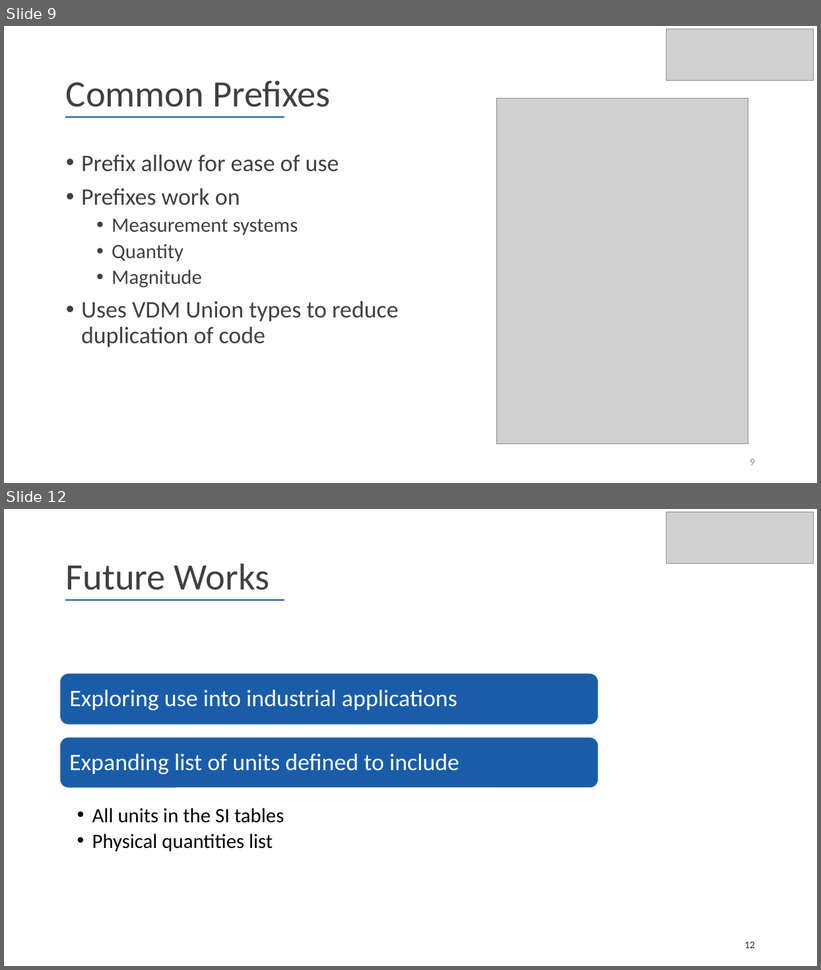
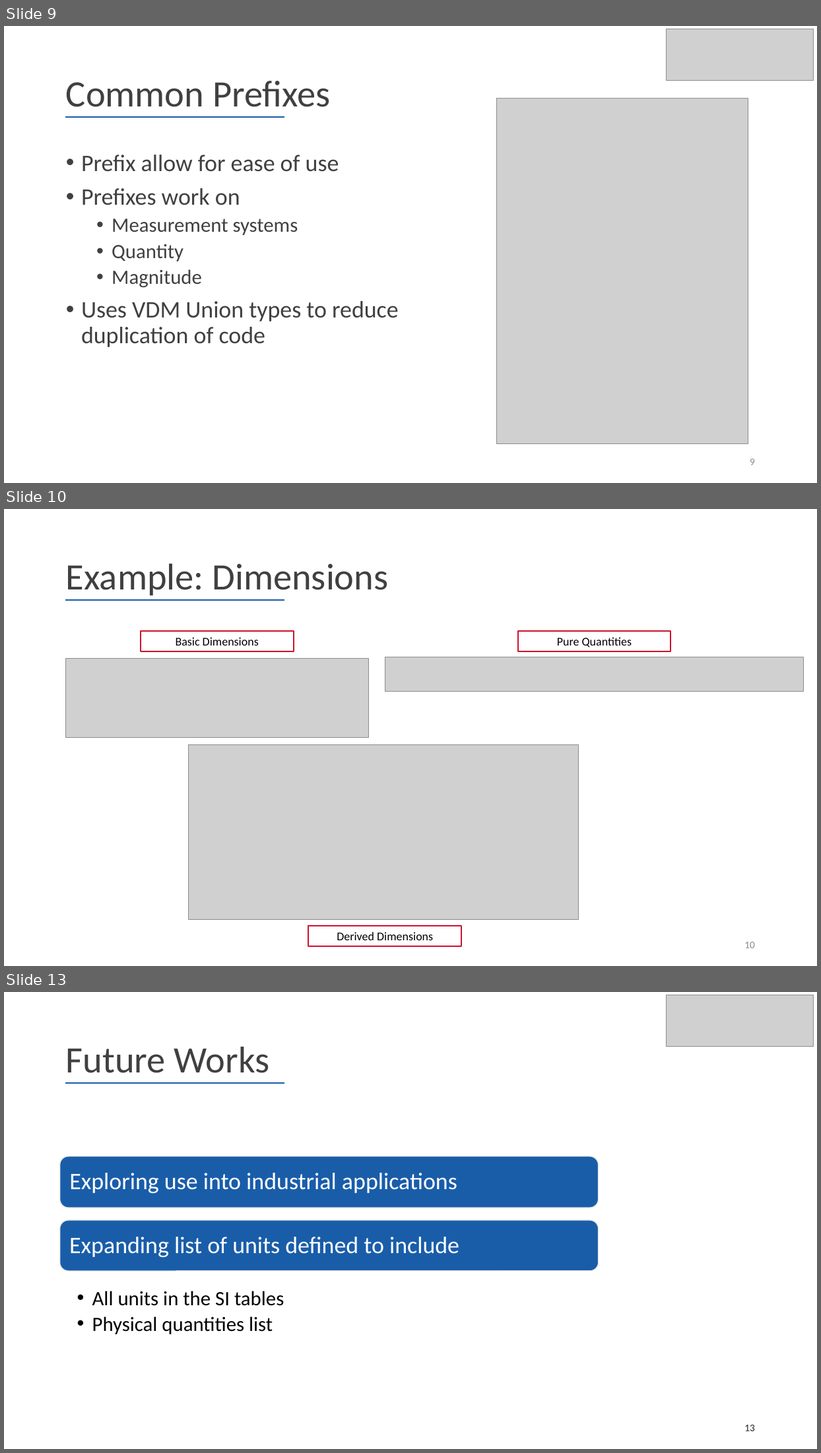
Before and after one commit to leouk/VDM_Toolkit, a slide deck: plugins/vdm2isa/pub/isq-lib/International System of Quantities library in VDM.pptx. Shown one above the other, each under a label of ours: slides 9 and 12 before the commit, slides 9, 10 and 13 after it; the slides between them are not shown. The pictures are 821x970 and 821x1453 pixels, drawn with LibreOffice and Linux fonts; fonts in the diff are those of the drawing; grey boxes stand for pictures; background and template pictures are left out. Boxes give left, top, right and bottom in pixels: in the first picture for what was removed or moved away, otherwise in the second. Text is boxed around its words. In the diff, an @@ line names an element or a change of style, - is before the commit and + after.

```diff
--- a/plugins/vdm2isa/pub/isq-lib/International System of Quantities library in VDM.pptx
+++ b/plugins/vdm2isa/pub/isq-lib/International System of Quantities library in VDM.pptx
@@ slide 10 added at [4, 509, 817, 966], background #FFFFFF @@
@@ title added at [66, 564, 389, 595], 44 pt, text #404040 @@
+Example: Dimensions
@@ line added from (65, 601) to (284, 601), #195DA9 1.5 pt @@
@@ rectangle added at [141, 631, 294, 652], fill #FFFFFF, outline #CF122D 1.5 pt, 14 pt, text #000000 @@
+Basic Dimensions
@@ rectangle added at [518, 631, 671, 652], fill #FFFFFF, outline #CF122D 1.5 pt, 14 pt, text #000000 @@
+Pure Quantities
@@ picture added at [65, 658, 369, 738] @@
@@ picture added at [385, 657, 805, 691] @@
@@ picture added at [189, 745, 579, 920] @@
@@ rectangle added at [308, 926, 461, 947], fill #FFFFFF, outline #CF122D 1.5 pt, 14 pt, text #000000 @@
+Derived Dimensions
@@ page number added at [745, 942, 755, 949], 12 pt, text #8C8C8C @@
+10
@@ what was slide 12 is now slide 13 @@
@@ page number at [745, 1425, 755, 1432]: text changed @@
-12
+13
```
Also in this commit, not shown: 1 slide changed, 1 other slide added, 1 slide removed.
